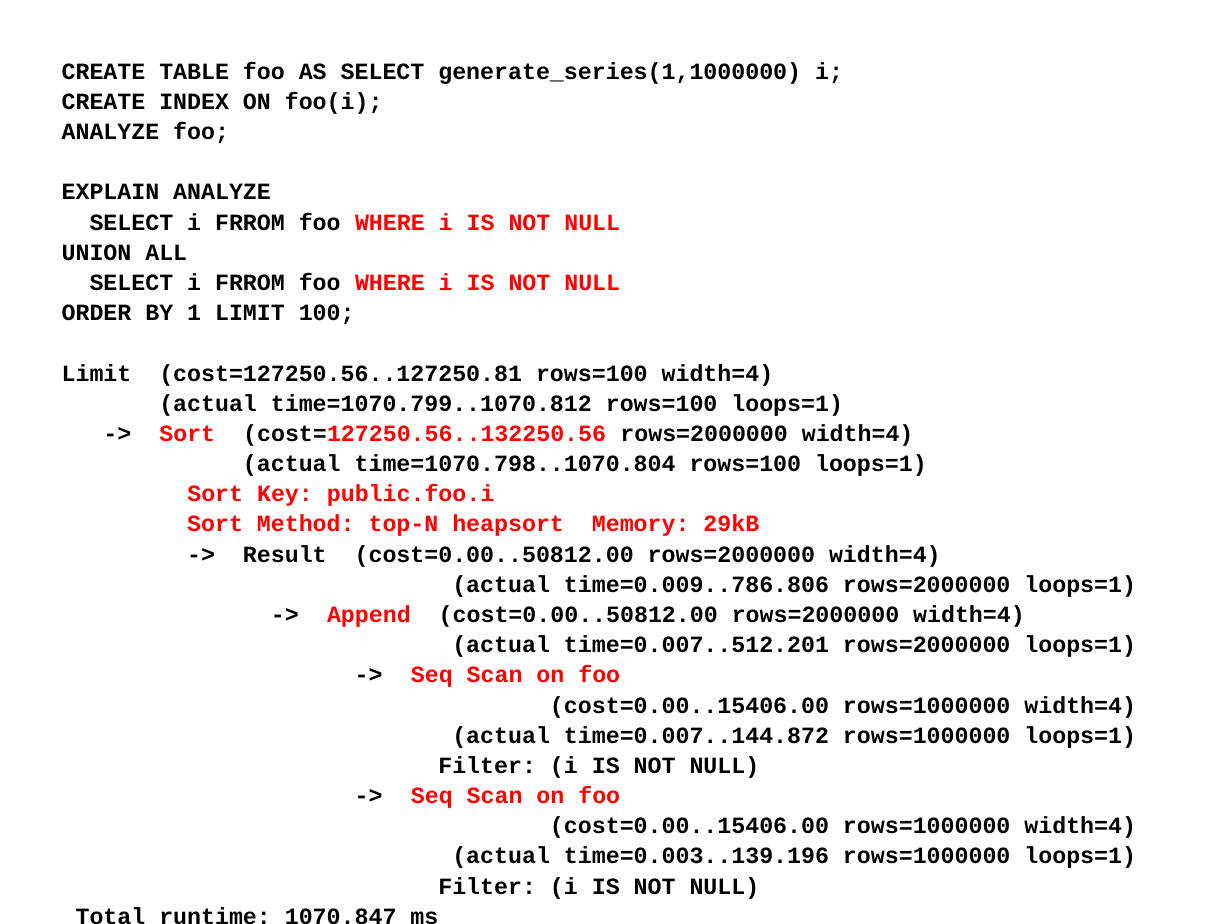
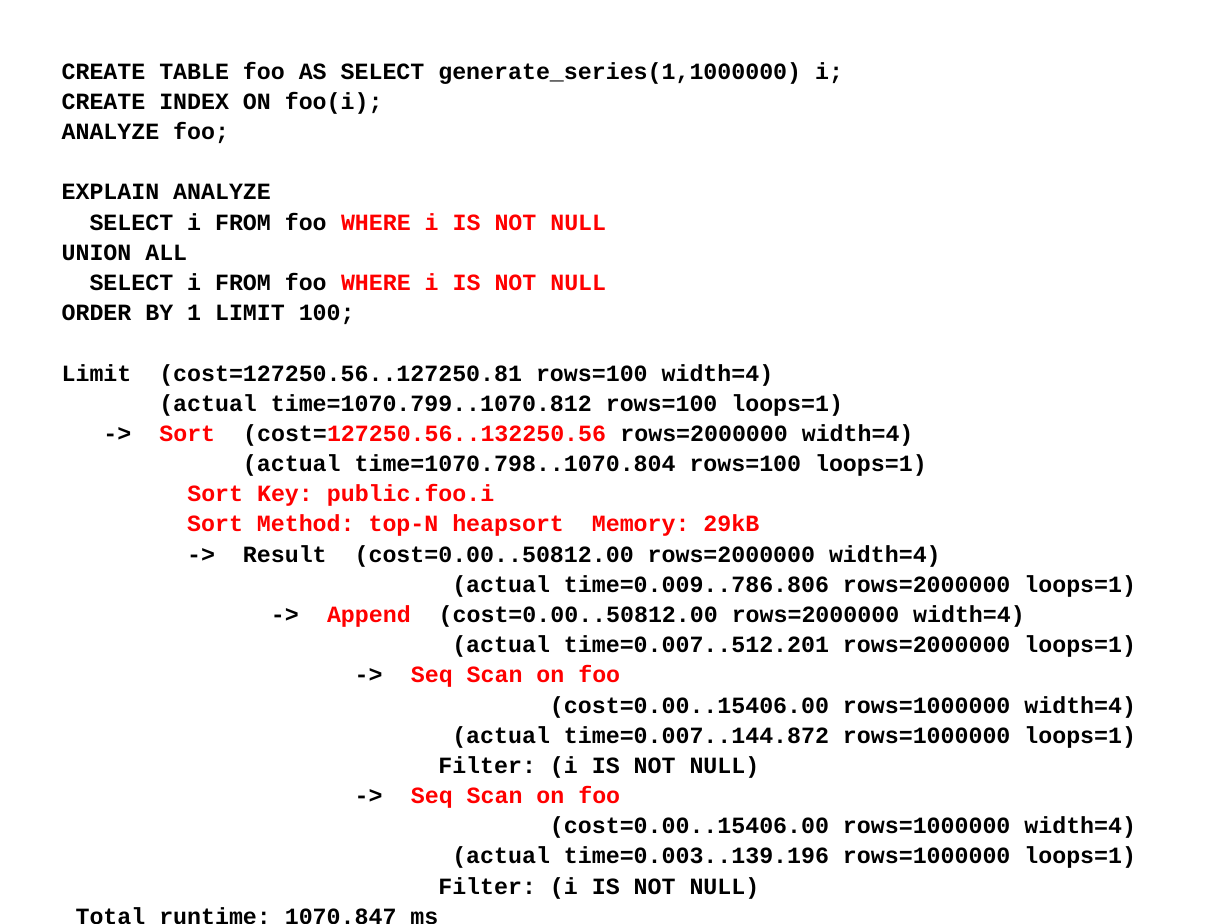
Before and after one commit to tvondra/explain_training, a slide deck: slide 67 of explain-training.odp. Drawn at 1232x924 pixels with LibreOffice and Linux fonts; fonts in the diff are those of the drawing. Boxes give left, top, right and bottom in pixels: in the first picture for what was removed or moved away, otherwise in the second. Text is boxed around its words. In the diff, an @@ line names an element or a change of style, - is before the commit and + after.

```diff
--- a/explain-training.odp
+++ b/explain-training.odp
@@ text at (x1=90, y1=213, x2=606, y2=231): text changed; text colour #000000 to #FF0000 @@
-SELECT i FRROM foo WHERE i IS NOT NULL
+SELECT i FROM foo WHERE i IS NOT NULL
@@ text at (x1=90, y1=273, x2=606, y2=291): text changed; text colour #000000 to #FF0000 @@
-SELECT i FRROM foo WHERE i IS NOT NULL
+SELECT i FROM foo WHERE i IS NOT NULL
```
Also in this commit, not shown: 1 other slide changed, 3 other files.
